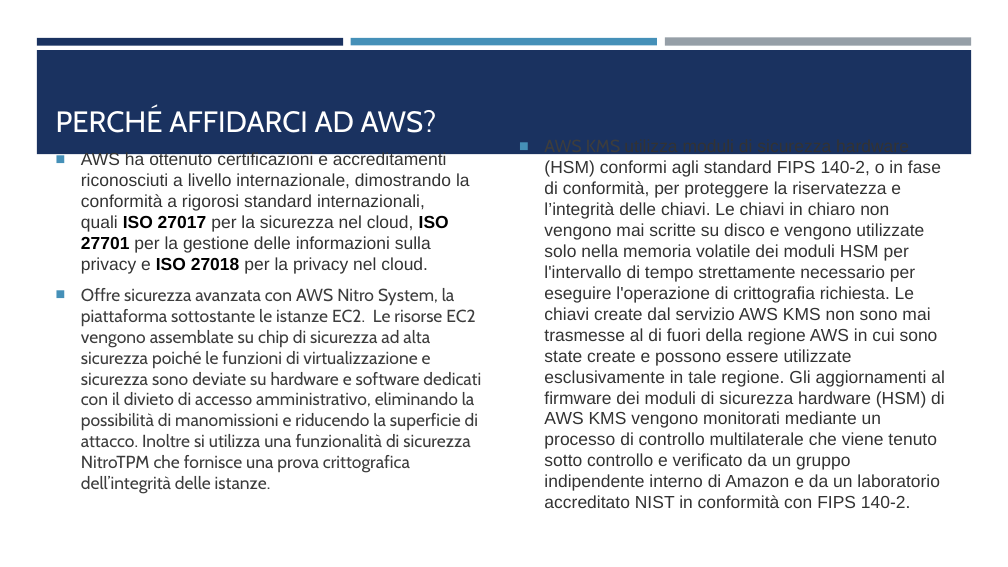
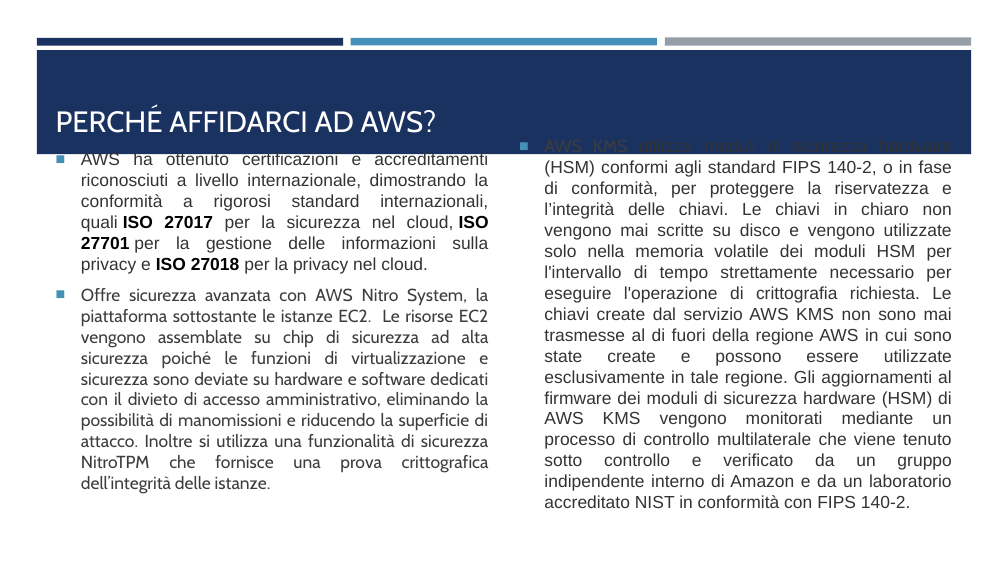
Before and after one commit to gdicecio/LightingOrder, a slide deck: slide 10 of doc/Documentazione/Implementazione/Amazon.pptx. Drawn at 1008x567 pixels with LibreOffice and Linux fonts; fonts in the diff are those of the drawing. Boxes give left, top, right and bottom in pixels: in the first picture for what was removed or moved away, otherwise in the second. Text is boxed around its words. In the diff, an @@ line names an element or a change of style, - is before the commit and + after.

```diff
--- a/doc/Documentazione/Implementazione/Amazon.pptx
+++ b/doc/Documentazione/Implementazione/Amazon.pptx
@@ text "AWS KMS utilizza moduli di ..." at bbox=[544, 140, 952, 508]: alignment left to justified @@
@@ text "AWS ha ottenuto certificazioni e ..." at bbox=[81, 173, 489, 494]: alignment left to justified @@
```
Also in this commit, not shown: 39 other files.
